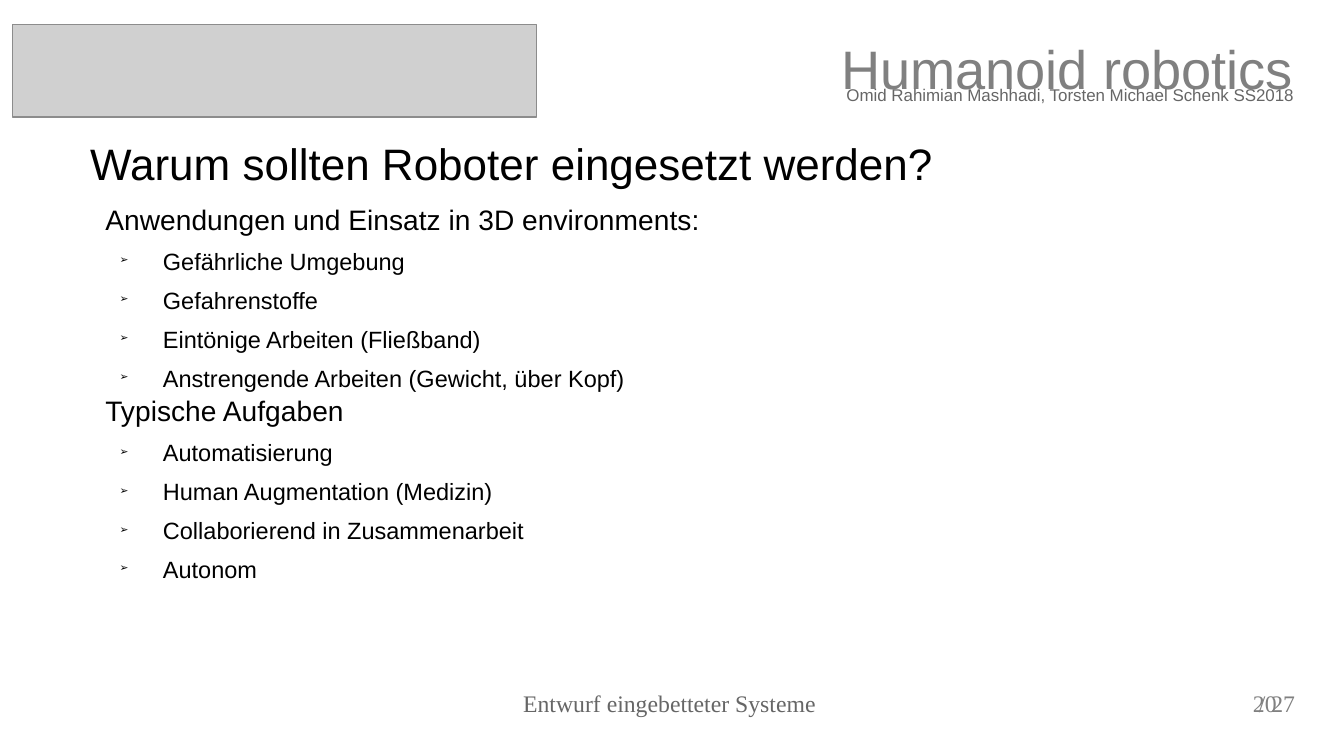
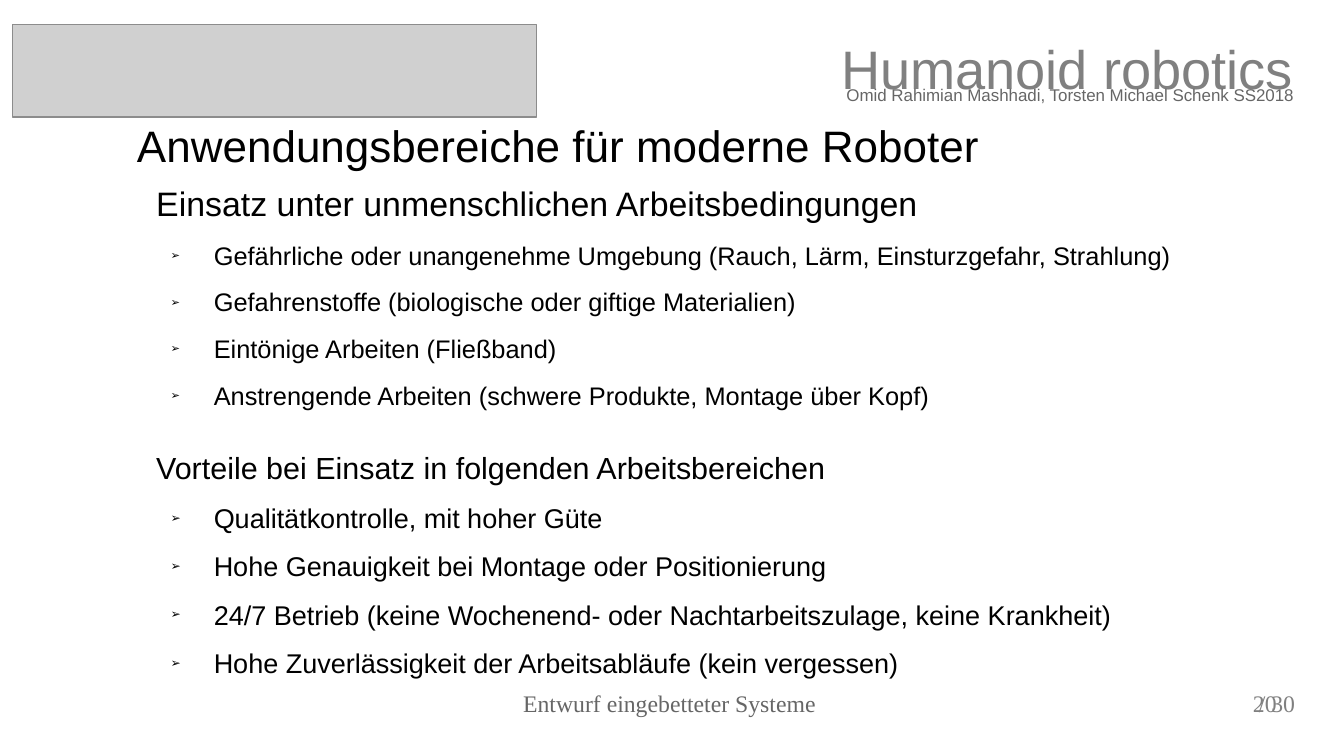
Before and after one commit to torstenschenk/beuth-avatar-ss2018, a slide deck: slide 20 of Presentation/HumanoidRobotic.odp. Drawn at 1344x756 pixels with LibreOffice and Linux fonts; fonts in the diff are those of the drawing; grey boxes stand for pictures. Boxes give left, top, right and bottom in pixels: in the first picture for what was removed or moved away, otherwise in the second. Text is boxed around its words. In the diff, an @@ line names an element or a change of style, - is before the commit and + after.

```diff
--- a/Presentation/HumanoidRobotic.odp
+++ b/Presentation/HumanoidRobotic.odp
@@ title removed at bbox=[90, 148, 933, 188] @@
-Warum sollten Roboter eingesetzt werden?
@@ title added at bbox=[137, 130, 979, 171], 26 pt, text #000000 @@
+Anwendungsbereiche für moderne Roboter
@@ text removed at bbox=[105, 209, 699, 579] @@
-Anwendungen und Einsatz in 3D environments:
-  ➢ Gefährliche Umgebung
-  ➢ Gefahrenstoffe
-  ➢ Eintönige Arbeiten (Fließband)
-  ➢ Anstrengende Arbeiten (Gewicht, über Kopf)
-Typische Aufgaben
-  ➢ Automatisierung
-  ➢ Human Augmentation (Medizin)
-  ➢ Collaborierend in Zusammenarbeit
-  ➢ Autonom
@@ text added at bbox=[156, 191, 1170, 678], 15 pt, text #000000 @@
+Einsatz unter unmenschlichen Arbeitsbedingungen
+  ➢ Gefährliche oder unangenehme Umgebung (Rauch, Lärm, Einsturzgefahr, Strahlung)
+  ➢ Gefahrenstoffe (biologische oder giftige Materialien)
+  ➢ Eintönige Arbeiten (Fließband)
+  ➢ Anstrengende Arbeiten (schwere Produkte, Montage über Kopf)
+Vorteile bei Einsatz in folgenden Arbeitsbereichen
+  ➢ Qualitätkontrolle, mit hoher Güte
+  ➢ Hohe Genauigkeit bei Montage oder Positionierung
+  ➢ 24/7 Betrieb (keine Wochenend- oder Nachtarbeitszulage, keine Krankheit)
+  ➢ Hohe Zuverlässigkeit der Arbeitsabläufe (kein vergessen)
@@ text at bbox=[1271, 696, 1295, 712]: text changed @@
-/ 27
+/ 30
```
Also in this commit, not shown: 23 other slides changed, 5 slides added, 2 slides removed, 12 other files.
